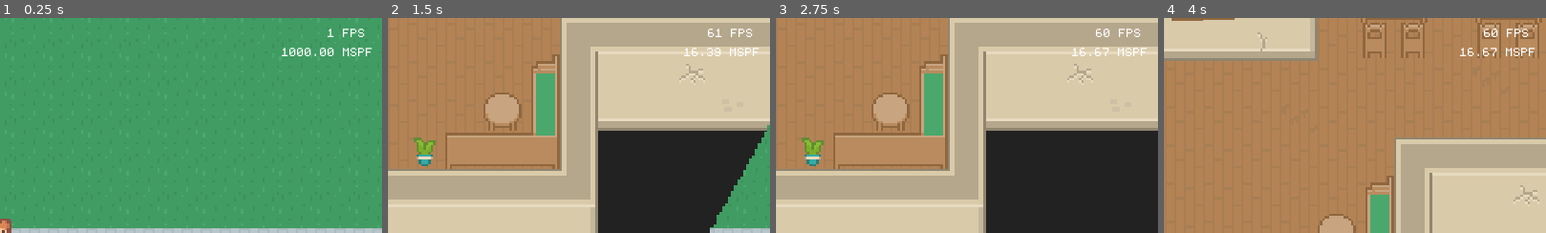
Above: before the commit, frames 1-4 (left to right).
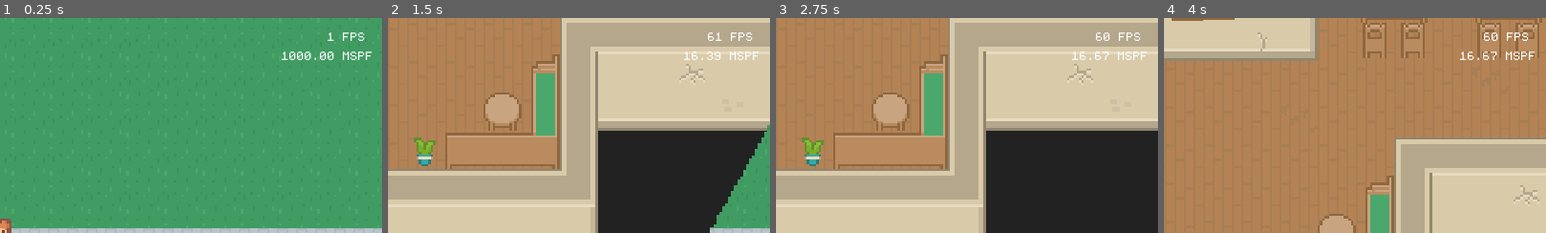
Above: after the commit, the same moments.

Repository: SilentByte/cysec-intern
Game: Godot game, scene res://scenes/main.tscn
The game is run twice, just before and just after one commit, with the same random seed, the same clock (stepped at 60 frames per second) and the same inputs.
Inputs (mouse positions are % of the whole screen's width and height, from its top left):
- Up to frame 1 (0.25 s): no input
- Up to frame 2 (1.5 s): tap Enter at 0.5 s; move the mouse to (72, 45) at 0.52 s; hold D (move_east) 0.53-1.28 s; hold Shift (run) 0.53-1.28 s; tap E (interact) at 0.6 s; move the mouse to (30, 55) at 1.27 s; hold Down (move_south) from 1.28 s (still down); tap Shift (run) at 1.35 s
- Up to frame 3 (2.75 s): tap E (interact) at 1.55, 2.1 s; move the mouse to (60, 28) at 2.02 s; release Down (move_south) at 2.03 s; hold D (move_east) from 2.03 s (still down); hold Shift (run) from 2.03 s (still down)
- Up to frame 4 (4 s): move the mouse to (45, 70) at 2.77 s; release D (move_east) at 2.78 s; release Shift (run) at 2.78 s; hold Up (move_north) 2.78-3.53 s; tap Shift (run) at 2.85, 3.8 s; tap E (interact) at 3.05 s; move the mouse to (80, 65) at 3.52 s; hold A (move_west) from 3.53 s (still down); hold Mouse wheel up (zoom_in) from 3.53 s (still down)
The pictures show only the part of the screen within x 50-100%, y 0-50%; the shares and areas given below are measured in that part.

The runs differ from the first frame. In frame 1, 0.9% of the frame differs, in the area x 73-98%, y 4-20%; in frame 2, 0.5%; in frame 3, 0.6%; in frame 4, 0.8%.

Commit message:
Integrate debug overlay into HUD to avoid mouse capture issues

Diff:
--- a/scenes/actors/player/player.gd
+++ b/scenes/actors/player/player.gd
@@ -8,6 +8,7 @@
 onready var animated_sprite := $AnimatedSprite
 onready var forward_ray_cast := $ForwardRayCast
 onready var transition_manager := $"/root/Main/TransitionManager"
+onready var hud := $"/root/Main/Hud"
 
 var movement_direction := Vector2.ZERO
 var facing_direction := "east"
@@ -53,29 +54,31 @@
 				restrict_movement = false
 				break
 
-	if not restrict_movement and not transition_manager.is_transitioning():
-		if Input.is_action_pressed("move_east"):
-			movement_direction.x += 1.0
-			facing_direction = "east"
+	if restrict_movement or transition_manager.is_transitioning() or hud.is_interacting():
+		return
 
-		if Input.is_action_pressed("move_west"):
-			movement_direction.x -= 1.0
-			facing_direction = "west"
+	if Input.is_action_pressed("move_east"):
+		movement_direction.x += 1.0
+		facing_direction = "east"
 
-		if Input.is_action_pressed("move_north"):
-			movement_direction.y -= 1.0
-			facing_direction = "north"
+	if Input.is_action_pressed("move_west"):
+		movement_direction.x -= 1.0
+		facing_direction = "west"
 
-		if Input.is_action_pressed("move_south"):
-			movement_direction.y += 1.0
-			facing_direction = "south"
+	if Input.is_action_pressed("move_north"):
+		movement_direction.y -= 1.0
+		facing_direction = "north"
 
-		if Input.is_action_just_pressed("interact"):
-			var interactable = forward_ray_cast.get_collider()
-			if forward_ray_cast.is_colliding():
-				Utils.try_call(interactable, "interact")
+	if Input.is_action_pressed("move_south"):
+		movement_direction.y += 1.0
+		facing_direction = "south"
 
-		is_running = Input.is_action_pressed("run")
+	if Input.is_action_just_pressed("interact"):
+		var interactable = forward_ray_cast.get_collider()
+		if forward_ray_cast.is_colliding():
+			Utils.try_call(interactable, "interact")
+
+	is_running = Input.is_action_pressed("run")
 
 
 func _process_animation() -> void:
--- a/scenes/actors/player/player.tscn
+++ b/scenes/actors/player/player.tscn
@@ -21,9 +21,14 @@
 
 [sub_resource type="SpriteFrames" id=1]
 animations = [ {
-"frames": [ ExtResource( 15 ) ],
+"frames": [ ExtResource( 13 ) ],
 "loop": true,
-"name": "west_idle",
+"name": "south_idle",
+"speed": 5.0
+}, {
+"frames": [ ExtResource( 8 ), ExtResource( 11 ) ],
+"loop": true,
+"name": "south_walk",
 "speed": 5.0
 }, {
 "frames": [ ExtResource( 4 ) ],
@@ -51,14 +56,9 @@
 "name": "east_walk",
 "speed": 5.0
 }, {
-"frames": [ ExtResource( 13 ) ],
+"frames": [ ExtResource( 15 ) ],
 "loop": true,
-"name": "south_idle",
-"speed": 5.0
-}, {
-"frames": [ ExtResource( 8 ), ExtResource( 11 ) ],
-"loop": true,
-"name": "south_walk",
+"name": "west_idle",
 "speed": 5.0
 } ]
 
--- a/scenes/main.gd
+++ b/scenes/main.gd
@@ -1,9 +1,6 @@
 extends Node2D
 
-
-# Called when the node enters the scene tree for the first time.
-func _ready() -> void:
-	pass  # Replace with function body.
+onready var hud = $"/root/Main/Hud"
 
 
 func _unhandled_input(_event: InputEvent) -> void:
--- a/scenes/main.tscn
+++ b/scenes/main.tscn
@@ -1,7 +1,6 @@
-[gd_scene load_steps=7 format=2]
+[gd_scene load_steps=6 format=2]
 
 [ext_resource path="res://scenes/world/city/city.tscn" type="PackedScene" id=1]
-[ext_resource path="res://utils/debug_overlay.tscn" type="PackedScene" id=2]
 [ext_resource path="res://scenes/main.gd" type="Script" id=3]
 [ext_resource path="res://scenes/actors/player/player.tscn" type="PackedScene" id=4]
 [ext_resource path="res://scenes/actors/transition_manager/transition_manager.tscn" type="PackedScene" id=5]
@@ -20,5 +19,3 @@
 [node name="TransitionManager" parent="." instance=ExtResource( 5 )]
 
 [node name="Hud" parent="." instance=ExtResource( 6 )]
-
-[node name="DebugOverlay" parent="." instance=ExtResource( 2 )]
--- a/scenes/ui/hud/hud.gd
+++ b/scenes/ui/hud/hud.gd
@@ -1,5 +1,6 @@
 extends CanvasLayer
 
+onready var debug_label = $Container/DebugLabel
 onready var bottom_panel := $Container/BottomPanel
 onready var bottom_panel_label := $Container/BottomPanel/RichTextLabel
 onready var bottom_panel_text_timer := $Container/BottomPanel/TextTimer
@@ -8,6 +9,12 @@
 const BOTTOM_PANEL_INSIDE_Y := 230
 const BOTTOM_PANEL_OUTSIDE_Y := 500
 const BOTTOM_PANEL_SLIDE_DURATION := 0.5
+
+var is_bottom_panel_visible = false
+
+
+func is_interacting() -> bool:
+	return is_bottom_panel_visible
 
 
 func show_message(text: String) -> void:
@@ -18,7 +25,19 @@
 	_slide_in()
 
 
+func _process(_delta: float) -> void:
+	var debug_info := PoolStringArray(
+		[
+			"%d FPS " % Engine.get_frames_per_second(),
+			"%.2f MSPF" % (1.0 / Engine.get_frames_per_second() * 1000),
+		]
+	)
+
+	debug_label.text = debug_info.join("\n")
+
+
 func _slide_in() -> void:
+	is_bottom_panel_visible = true
 	bottom_panel_tween.interpolate_property(
 		bottom_panel,
 		"rect_position",
@@ -33,6 +52,7 @@
 
 
 func _slide_out() -> void:
+	is_bottom_panel_visible = false
 	bottom_panel_tween.interpolate_property(
 		bottom_panel,
 		"rect_position",
@@ -54,5 +74,4 @@
 
 
 func _on_close_button_pressed() -> void:
-	print("CLOSE")
 	_slide_out()
--- a/scenes/ui/hud/hud.tscn
+++ b/scenes/ui/hud/hud.tscn
@@ -1,8 +1,9 @@
-[gd_scene load_steps=4 format=2]
+[gd_scene load_steps=5 format=2]
 
 [ext_resource path="res://scenes/ui/panel/panel.tscn" type="PackedScene" id=1]
 [ext_resource path="res://scenes/ui/hud/hud_font.tres" type="DynamicFont" id=2]
 [ext_resource path="res://scenes/ui/hud/hud.gd" type="Script" id=3]
+[ext_resource path="res://scenes/ui/hud/debug_font.tres" type="DynamicFont" id=4]
 
 [node name="Hud" type="CanvasLayer"]
 script = ExtResource( 3 )
@@ -11,6 +12,17 @@
 anchor_right = 1.0
 anchor_bottom = 1.0
 mouse_filter = 1
+
+[node name="DebugLabel" type="Label" parent="Container"]
+margin_left = 520.0
+margin_top = 8.0
+margin_right = 632.0
+margin_bottom = 56.0
+grow_horizontal = 0
+custom_colors/font_color = Color( 1, 1, 1, 1 )
+custom_fonts/font = ExtResource( 4 )
+text = "DEBUG INFO"
+align = 2
 
 [node name="BottomPanel" parent="Container" instance=ExtResource( 1 )]
 margin_left = 64.0
@@ -37,6 +49,7 @@
 margin_top = -12.0
 margin_right = 516.0
 margin_bottom = 8.0
+mouse_default_cursor_shape = 2
 text = "X"
 
 [node name="TextTimer" type="Timer" parent="Container/BottomPanel"]
--- a/utils/debug_overlay.gd
+++ /dev/null
@@ -1,14 +0,0 @@
-extends Node2D
-
-onready var label = $CanvasLayer/MarginContainer/VBoxContainer/Label
-
-
-func _process(_delta: float) -> void:
-	var data := PoolStringArray(
-		[
-			"%d FPS " % Engine.get_frames_per_second(),
-			"%.2f MSPF" % (1.0 / Engine.get_frames_per_second() * 1000),
-		]
-	)
-
-	label.text = data.join("\n")
--- a/utils/debug_overlay.tscn
+++ /dev/null
@@ -1,29 +0,0 @@
-[gd_scene load_steps=3 format=2]
-
-[ext_resource path="res://utils/debug_overlay.gd" type="Script" id=1]
-[ext_resource path="res://utils/debug_overlay_font.tres" type="DynamicFont" id=2]
-
-[node name="DebugOverlay" type="Node2D"]
-script = ExtResource( 1 )
-
-[node name="CanvasLayer" type="CanvasLayer" parent="."]
-
-[node name="MarginContainer" type="MarginContainer" parent="CanvasLayer"]
-anchor_right = 1.0
-anchor_bottom = 1.0
-margin_left = 8.0
-margin_top = 6.0
-margin_right = -8.0
-margin_bottom = -6.0
-mouse_filter = 2
-
-[node name="VBoxContainer" type="VBoxContainer" parent="CanvasLayer/MarginContainer"]
-margin_right = 624.0
-margin_bottom = 348.0
-
-[node name="Label" type="Label" parent="CanvasLayer/MarginContainer/VBoxContainer"]
-margin_right = 624.0
-margin_bottom = 13.0
-custom_fonts/font = ExtResource( 2 )
-text = "Debug Overlay"
-align = 2
Renamed: utils/debug_overlay_font.tres -> scenes/ui/hud/debug_font.tres
